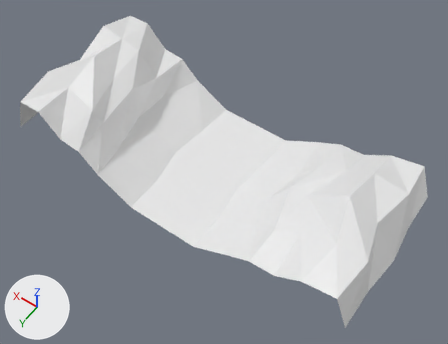
The FBX model ForbiddenSeas/Assets/3 Models/Moduli/DrittoCorto.fbx, before and after one commit.
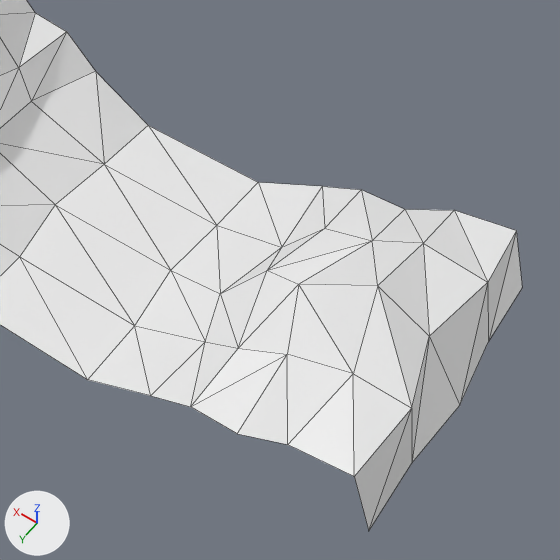
There are two pictures of each version: one whole from a 50 mm camera at (0.35, 0.673, 1.53) aimed at (1.039, -0.291, 0.016), one close up on the part from 33% to 100% of the width and 12% to 100% of the height. Lighting does not change. The marker at lower left points along +X, +Y and +Z. The close-ups show mesh edges as thin lines.

Objects in the first close-up: 'Drittto_corto'.
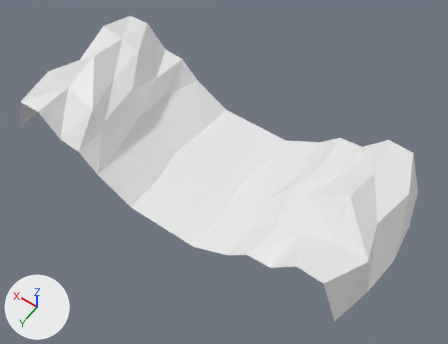
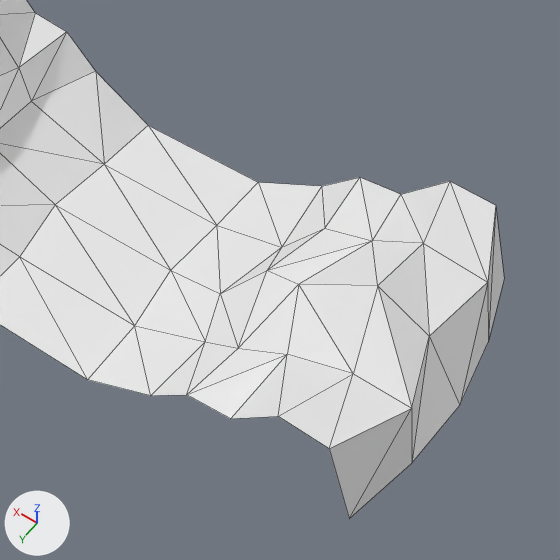
The newer file is also rescaled (x1000000.0), turned or shifted as a whole; pictures and numbers use the older file's frame.

The change in detail:
me_plane_008 has 70 vertices, 104 faces and spans x -0.641..0.594, y -0.501..0.016, z -0.073..0.191.
me_plane_008 is used by ob_drittto_corto; location (1.114, -0.08, 0.0).
Part 1, on me_plane_008:
Vertex 4 of me_plane_008 moves from (-0.584, -0.501, 0.119) at pixel (516, 230) to (-0.54, -0.501, 0.15) at pixel (495, 205).
Vertex 5 of me_plane_008 moves from (-0.251, -0.501, 0.0) at pixel (322, 186) to (-0.25, -0.501, 0.0) at pixel (321, 186).
Vertex 6 of me_plane_008 moves from (-0.404, -0.501, 0.044) at pixel (404, 209) to (-0.39, -0.501, 0.074) at pixel (400, 194).
Vertex 7 of me_plane_008 moves from (-0.322, -0.501, 0.039) at pixel (361, 189) to (-0.315, -0.501, 0.066) at pixel (359, 177).
Vertex 8 of me_plane_008 moves from (-0.482, -0.501, 0.098) at pixel (454, 210) to (-0.461, -0.501, 0.154) at pixel (449, 181).
Vertex 13 of me_plane_008 moves from (-0.626, -0.501, 0.0) at pixel (522, 287) to (-0.595, -0.501, 0.0) at pixel (504, 278).
Part 2, on me_plane_008:
Vertex 18 of me_plane_008 moves from (-0.584, 0.016, 0.119) at pixel (354, 476) to (-0.54, 0.016, 0.15) at pixel (329, 448).
Vertex 19 of me_plane_008 moves from (-0.251, 0.016, 0.0) at pixel (150, 395) to (-0.25, 0.016, 0.0) at pixel (150, 395).
Vertex 20 of me_plane_008 moves from (-0.404, 0.016, 0.044) at pixel (237, 433) to (-0.39, 0.016, 0.074) at pixel (230, 418).
Vertex 21 of me_plane_008 moves from (-0.322, 0.016, 0.039) at pixel (190, 406) to (-0.315, 0.016, 0.066) at pixel (186, 394).
Vertex 22 of me_plane_008 moves from (-0.482, 0.016, 0.098) at pixel (287, 444) to (-0.461, 0.016, 0.154) at pixel (278, 416).
Vertex 27 of me_plane_008 moves from (-0.626, 0.016, 0.0) at pixel (368, 531) to (-0.595, 0.016, 0.0) at pixel (349, 518).

Location of each change, (x1, y1, x2, y2) in pixels of the close-ups (560 x 560 px; the box of a moved part takes in the faces that stretch with it):
'Drittto_corto', reshaped
    before: (0, 0, 522, 530)
    after: (0, 0, 504, 519)
part 1 of me_plane_008, moved or reshaped
    before: (258, 182, 522, 342)
    after: (258, 177, 504, 341)
part 2 of me_plane_008, moved or reshaped
    before: (88, 326, 412, 530)
    after: (88, 326, 412, 519)
